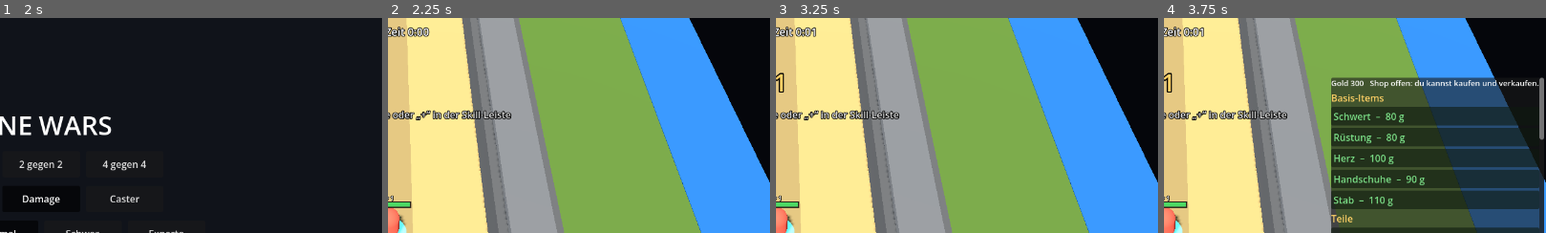
Above: before the commit, frames 1-4 (left to right).
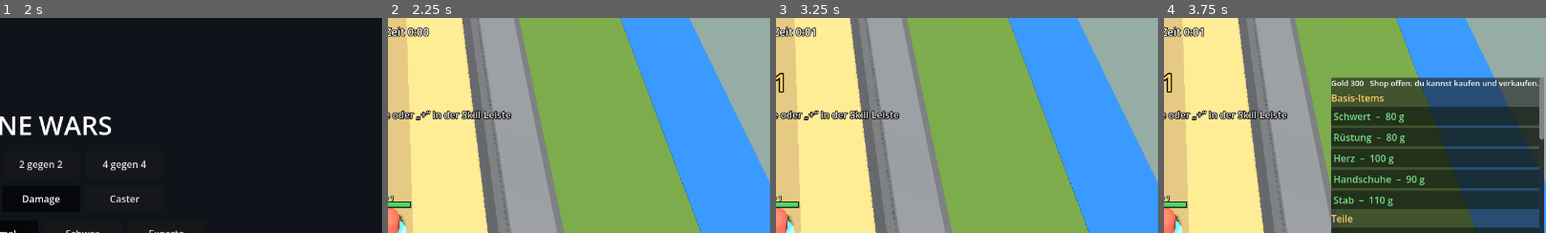
Above: after the commit, the same moments.

Repository: Tarux21/hero-lane-wars
Game: Godot game, scene res://scenes/main.tscn
Two runs of this game, one before a commit and one after it. Both use one fixed random seed, a clock stepped at 60 frames per second and the inputs below.
Inputs:
- Up to frame 1 (2 s): click "Normal" at 0.5 s; click "Normal" at 1.25 s
- Up to frame 2 (2.25 s): click "Spiel starten" at 2 s
- Up to frame 3 (3.25 s): click "+" at 2.75 s
- Up to frame 4 (3.75 s): click "Shop (Tab)" at 3.5 s
The pictures show only the part of the screen within x 50-100%, y 0-50%; the shares and areas given below are measured in that part.

Frame 1 is identical in both runs. In frame 2, 8.2% of the frame differs, in the area x 78-100%, y 0-77%; in frame 3, 8.2%; in frame 4, 7.7%.

Commit message:
Godot: Gegner-Seite als Nebel statt schwarz
Co-Authored-By: Claude Sonnet 5.5 <noreply@anthropic.com>

Diff:
--- a/godot/scripts/game.gd
+++ b/godot/scripts/game.gd
@@ -602,7 +602,7 @@
 	return m
 
 
-## Gegner-Seite ist in der 3D-Ansicht verdeckt (schwarze Wand hinter dem Fluss): Infos dazu gibt nur die Minimap.
+## Gegner-Seite ist in der 3D-Ansicht verdeckt (Nebelwand hinter dem Fluss): Infos dazu gibt nur die Minimap.
 func _build_fog() -> void:
 	if test_mode:
 		return
@@ -614,7 +614,8 @@
 	box.mesh = bm
 	var mat := StandardMaterial3D.new()
 	mat.shading_mode = BaseMaterial3D.SHADING_MODE_UNSHADED
-	mat.albedo_color = Color("#0b0c10")
+	mat.transparency = BaseMaterial3D.TRANSPARENCY_ALPHA
+	mat.albedo_color = Color(0.62, 0.68, 0.78, 0.72)      # Nebel: Gelände schimmert durch, Gegner bleiben unsichtbar
 	box.material_override = mat
 	box.cast_shadow = GeometryInstance3D.SHADOW_CASTING_SETTING_OFF
 	box.position = Vector3(river_x + 100.0, 7.0, -lane_len / 2.0)
